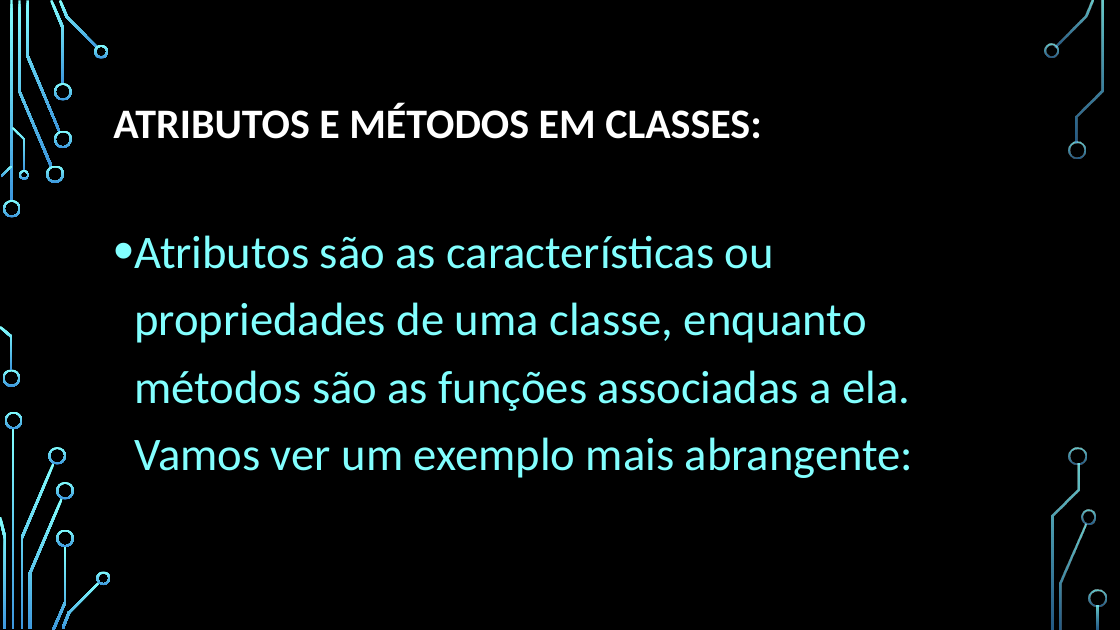
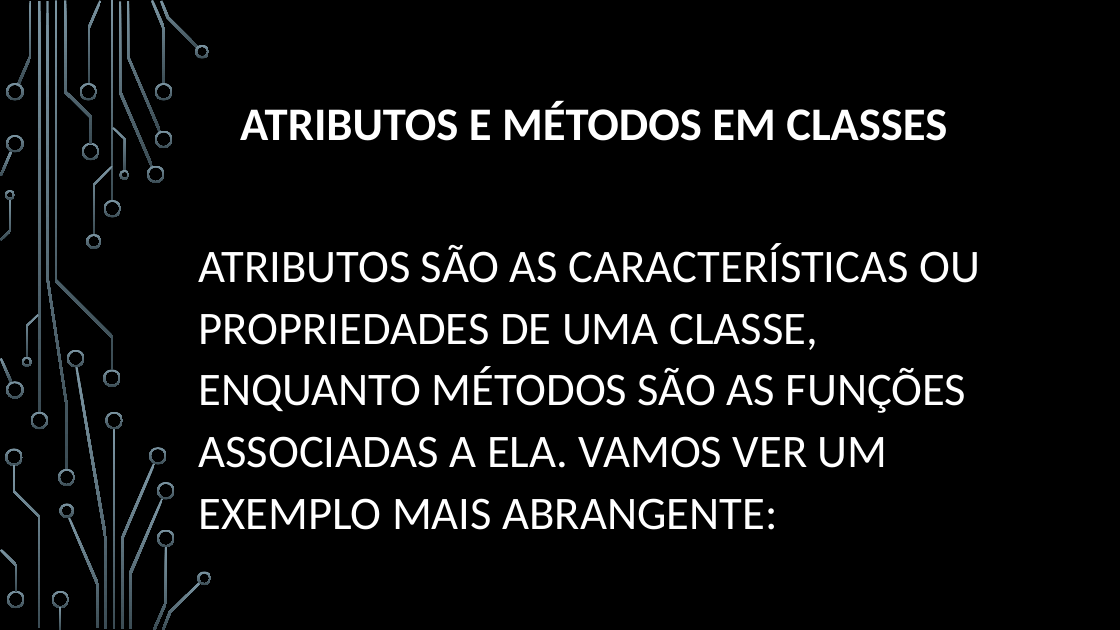
Before and after one commit to JMarques12/Senai2023, a slide deck: slide 6 of FPOO/aula 18/Programação Orientada a Objetos POO.pptx (slide 7 before the commit). Drawn at 1120x630 pixels with LibreOffice and Linux fonts; fonts in the diff are those of the drawing; background and template pictures are left out. Boxes give left, top, right and bottom in pixels: in the first picture for what was removed or moved away, otherwise in the second. Text is boxed around its words. In the diff, an @@ line names an element or a change of style, - is before the commit and + after.

```diff
--- a/FPOO/aula 18/Programação Orientada a Objetos POO.pptx
+++ b/FPOO/aula 18/Programação Orientada a Objetos POO.pptx
@@ freeform shape: place and size @@
-freeform shape at (50,0,65,84)
+freeform shape at (18,1,32,84)
@@ group added at (0,0,175,630): 26 freeform shapes, 2 rectangles @@
@@ freeform shape: place and size @@
-freeform shape at (26,1,60,132)
+freeform shape at (64,1,92,144)
@@ 8 freeform shapes, 2 rectangles: place and size @@
-8 freeform shapes, 2 rectangles at (3,0,111,630)
+8 freeform shapes, 2 rectangles at (103,1,212,630)
@@ title "ATRIBUTOS E MÉTODOS EM CLASSES" at (240,101,947,141): vertical alignment middle to bottom @@
@@ freeform shape: place and size @@
-freeform shape at (54,83,71,101)
+freeform shape at (80,83,97,101)
@@ title at (240,101,947,141): text changed; size 36 to 40 pt @@
-ATRIBUTOS E MÉTODOS EM CLASSES:
+ATRIBUTOS E MÉTODOS EM CLASSES
@@ freeform shape: place and size @@
-freeform shape at (46,166,64,183)
+freeform shape at (6,135,24,153)
@@ freeform shape: place and size @@
-freeform shape at (54,130,71,148)
+freeform shape at (82,143,99,160)
@@ freeform shape: place and size @@
-freeform shape at (1,166,13,177)
+freeform shape at (0,151,13,176)
@@ freeform shape: place and size @@
-freeform shape at (18,170,29,180)
+freeform shape at (5,190,15,200)
@@ subtitle at (198,243,980,530): text changed; text colour #82FFFF to #FFFFFF @@
-• Atributos são as características ou propriedades de uma classe, enquanto métodos são as funções associadas a ela. Vamos ver um exemplo mais abrangente:
+ATRIBUTOS SÃO AS CARACTERÍSTICAS OU PROPRIEDADES DE UMA CLASSE, ENQUANTO MÉTODOS SÃO AS FUNÇÕES ASSOCIADAS A ELA. VAMOS VER UM EXEMPLO MAIS ABRANGENTE:
@@ freeform shape: place and size @@
-freeform shape at (0,326,13,371)
+freeform shape at (26,314,39,358)
@@ freeform shape: place and size @@
-freeform shape at (3,370,20,387)
+freeform shape at (6,381,24,399)
@@ freeform shape: place and size @@
-freeform shape at (5,412,23,429)
+freeform shape at (30,412,48,429)
@@ freeform shape: place and size @@
-freeform shape at (49,447,66,465)
+freeform shape at (5,449,23,466)
@@ freeform shape: place and size @@
-freeform shape at (20,463,54,628)
+freeform shape at (13,465,40,628)
@@ freeform shape: place and size @@
-freeform shape at (56,482,74,500)
+freeform shape at (58,469,75,486)
@@ freeform shape: place and size @@
-freeform shape at (56,529,74,547)
+freeform shape at (60,503,74,518)
@@ freeform shape: place and size @@
-freeform shape at (29,498,63,629)
+freeform shape at (68,517,99,628)
@@ fill gradient #82FFFF to #3D97DE to gradient #7C96A3 to #3B4C54 in 26 elements at (13,465,40,628), (6,381,24,399), (30,412,48,429), (80,83,97,101), (18,1,32,84), (58,469,75,486), (5,449,23,466), (5,190,15,200), (82,143,99,160), (26,314,39,358), (64,1,92,144), (68,517,99,628), (6,135,24,153), (60,503,74,518), (103,200,121,218), (113,429,115,629), (197,571,212,585), (111,1,113,202), (113,127,126,171), (153,546,167,630), (195,45,210,58), (0,151,13,176), (118,2,153,167), (162,581,201,630), (160,1,199,49), (0,549,18,592) @@
@@ freeform shape: place and size @@
-freeform shape at (0,517,6,628)
+freeform shape at (0,549,18,592)
@@ group removed at (1044,0,1107,629): 9 freeform shapes, 1 rectangle @@
```
Also in this commit, not shown: 6 other slides changed, 1 slide removed.
